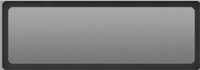
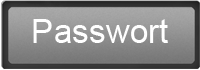
Comparing the layer stacks of the two 200x70 images. Changes:
renamed (unnamed layer) to "Passwort", painted on it over (33, 19, 168, 43)
painted on "Ebene 3" over (0, 0, 200, 70)
